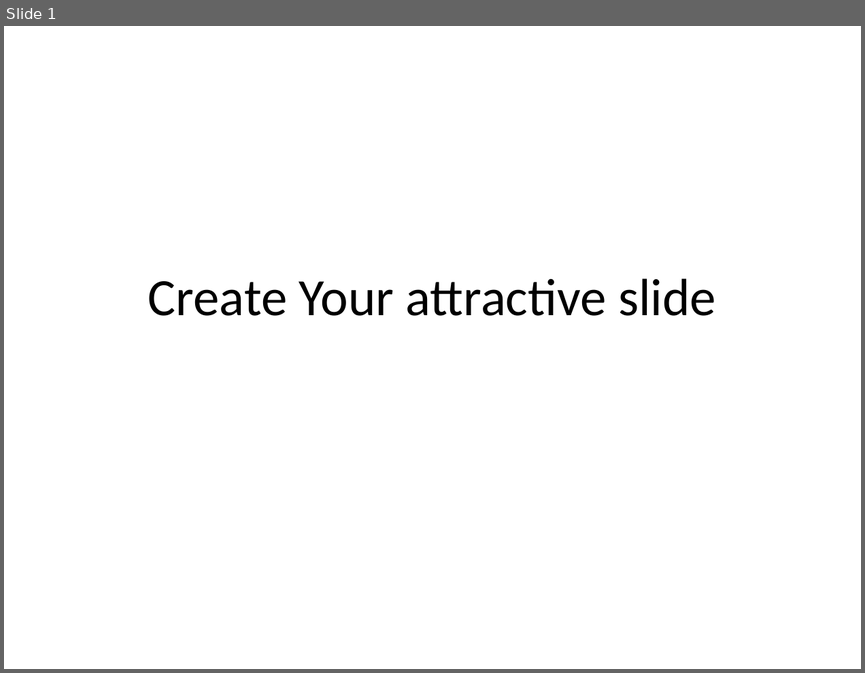
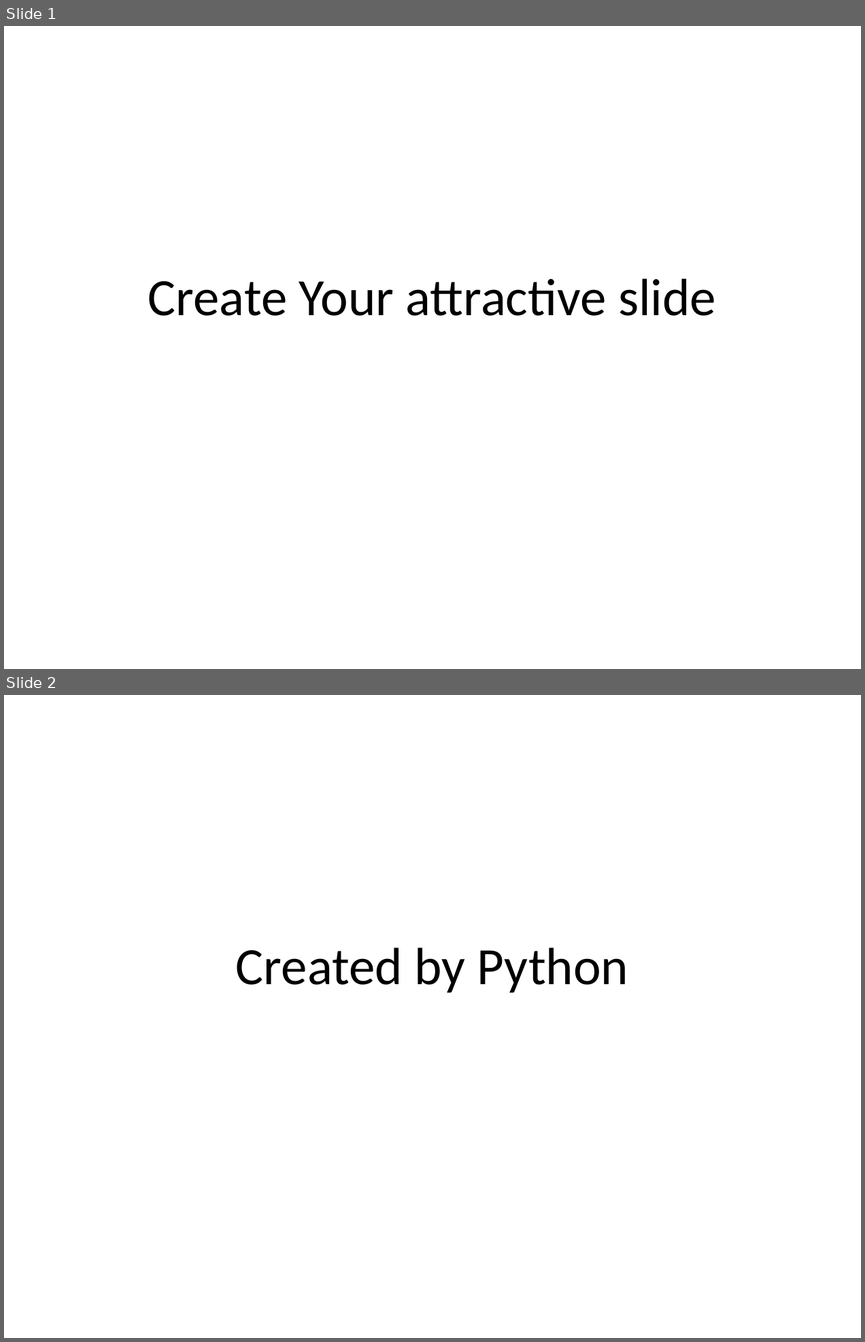
Before and after one commit to mdhrbaloch/1901Brepo, a slide deck: Create Your attractive slide.pptx. Shown one above the other, each under a label of ours: slide 1 before the commit, slides 1 and 2 after it. The pictures are 865x673 and 865x1342 pixels, drawn with LibreOffice and Linux fonts; fonts in the diff are those of the drawing. Boxes give left, top, right and bottom in pixels: in the first picture for what was removed or moved away, otherwise in the second. Text is boxed around its words. In the diff, an @@ line names an element or a change of style, - is before the commit and + after.

Commit message:
added by python
hmm, updated

```diff
--- a/Create Your attractive slide.pptx
+++ b/Create Your attractive slide.pptx
@@ slide 2 added at (4,695,861,1338), background #FFFFFF @@
@@ title added at (236,947,628,993), 44 pt, text #000000 @@
+Created by Python
```
